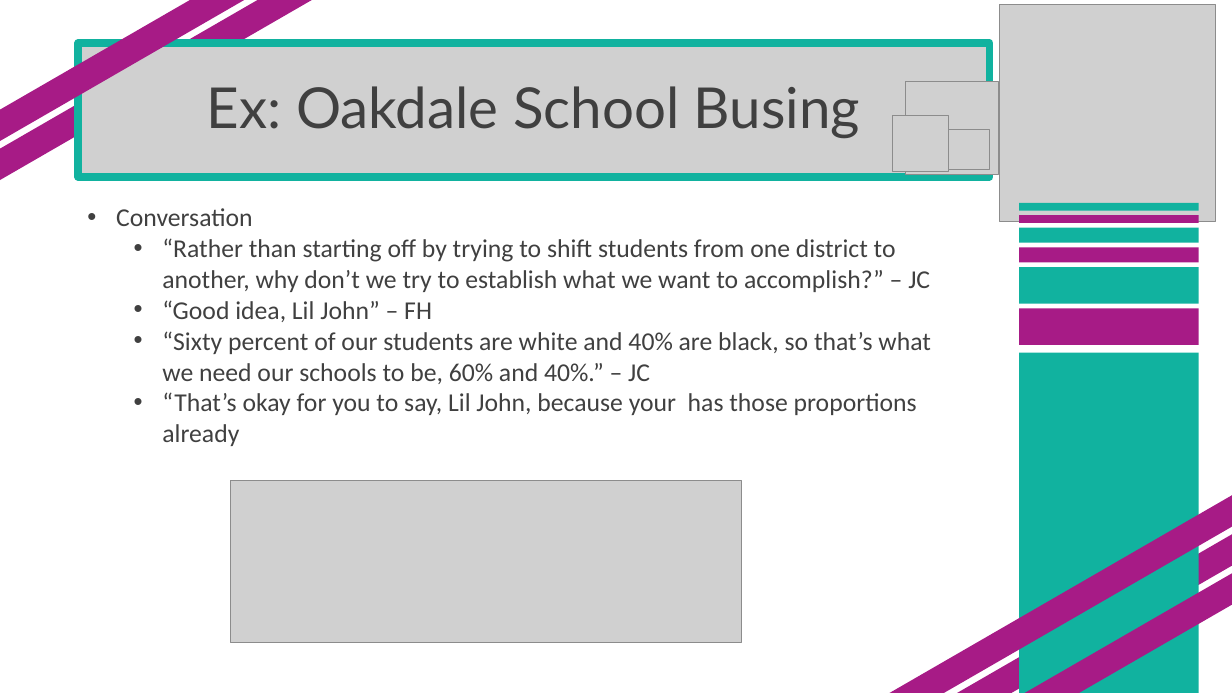
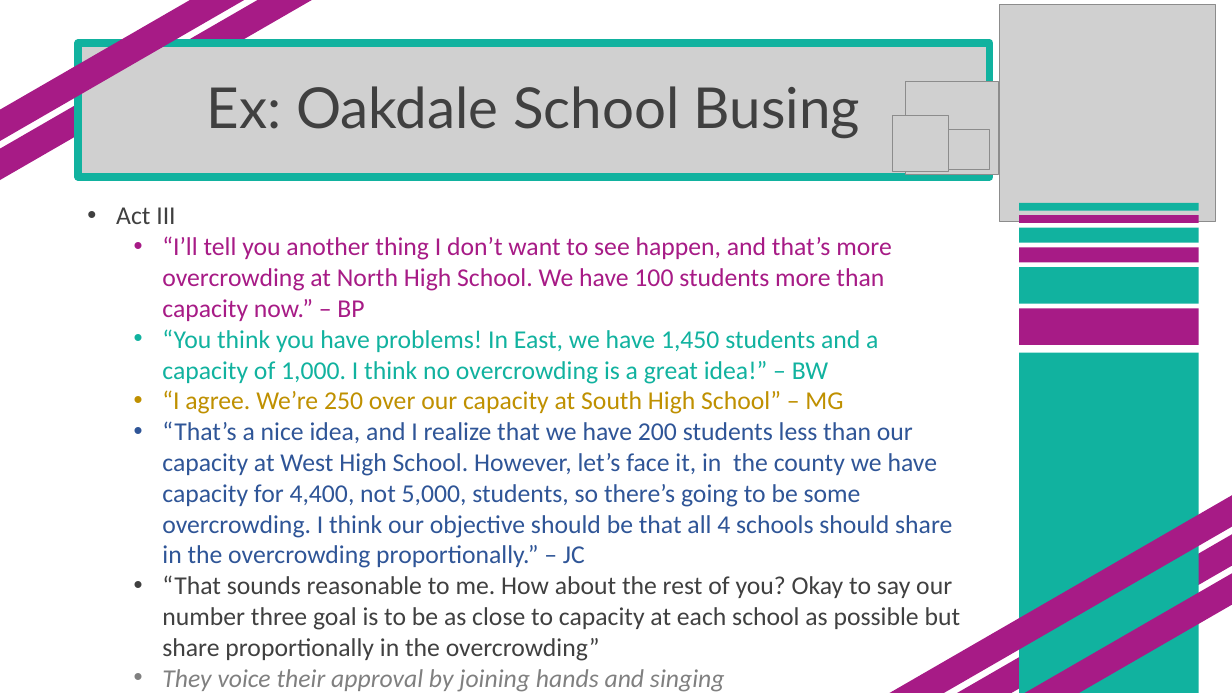
Before and after one commit to SuperMarioGiacomazzo/STOR305_WEBSITE, a slide deck: slide 13 of Lectures/Lecture 16/Lecture 16.pptx (slide 5 before the commit). Drawn at 1232x693 pixels with LibreOffice and Linux fonts; fonts in the diff are those of the drawing; grey boxes stand for pictures. Boxes give left, top, right and bottom in pixels: in the first picture for what was removed or moved away, otherwise in the second. Text is boxed around its words. In the diff, an @@ line names an element or a change of style, - is before the commit and + after.

```diff
--- a/Lectures/Lecture 16/Lecture 16.pptx
+++ b/Lectures/Lecture 16/Lecture 16.pptx
@@ text at <box>116,207,961,692</box>: text changed; text colour #404040 to #2F5597 @@
-• Conversation
-  • “Rather than starting off by trying to shift students from one district to another, why don’t we try to establish what we want to accomplish?” – JC
-  • “Good idea, Lil John” – FH
-  • “Sixty percent of our students are white and 40% are black, so that’s what we need our schools to be, 60% and 40%.” – JC
-  • “That’s okay for you to say, Lil John, because your has those proportions already
+• Act III
+  • “I’ll tell you another thing I don’t want to see happen, and that’s more overcrowding at North High School. We have 100 students more than capacity now.” – BP
+  • “You think you have problems! In East, we have 1,450 students and a capacity of 1,000. I think no overcrowding is a great idea!” – BW
+  • “I agree. We’re 250 over our capacity at South High School” – MG
+  • “That’s a nice idea, and I realize that we have 200 students less than our capacity at West High School. However, let’s face it, in the county we have capacity for 4,400, not 5,000, students, so there’s going to be some overcrowding. I think our objective should be that all 4 schools should share in the overcrowding proportionally.” – JC
+  • “That sounds reasonable to me. How about the rest of you? Okay to say our number three goal is to be as close to capacity at each school as possible but share proportionally in the overcrowding”
+  • They voice their approval by joining hands and singing
@@ picture removed at <box>231,481,741,642</box> @@
```
Also in this commit, not shown: 2 other slides changed, 11 slides added, 57 other files.
